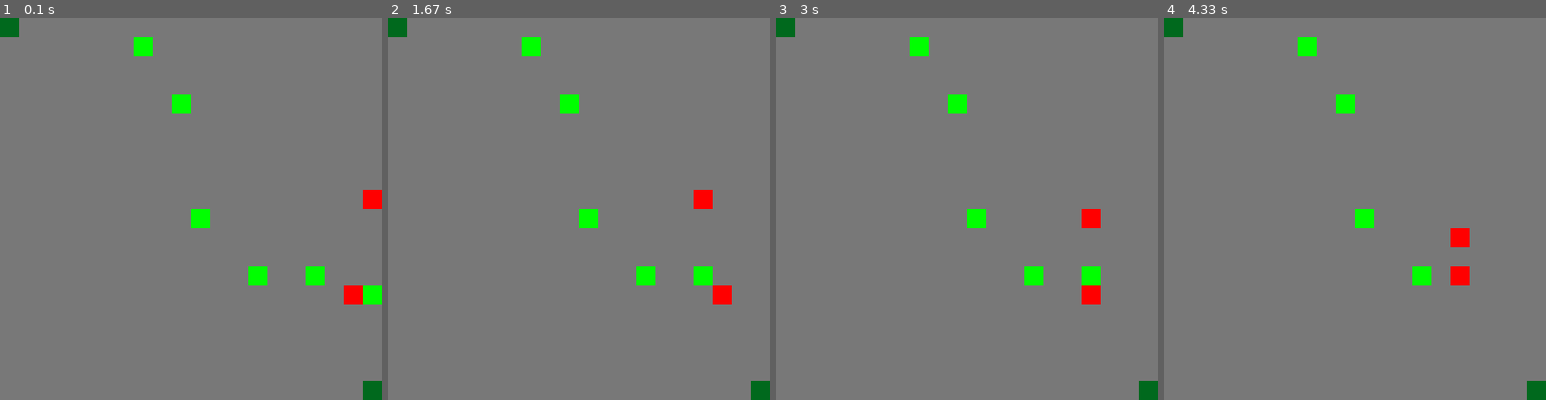
Above: before the commit, frames 1-4 (left to right).
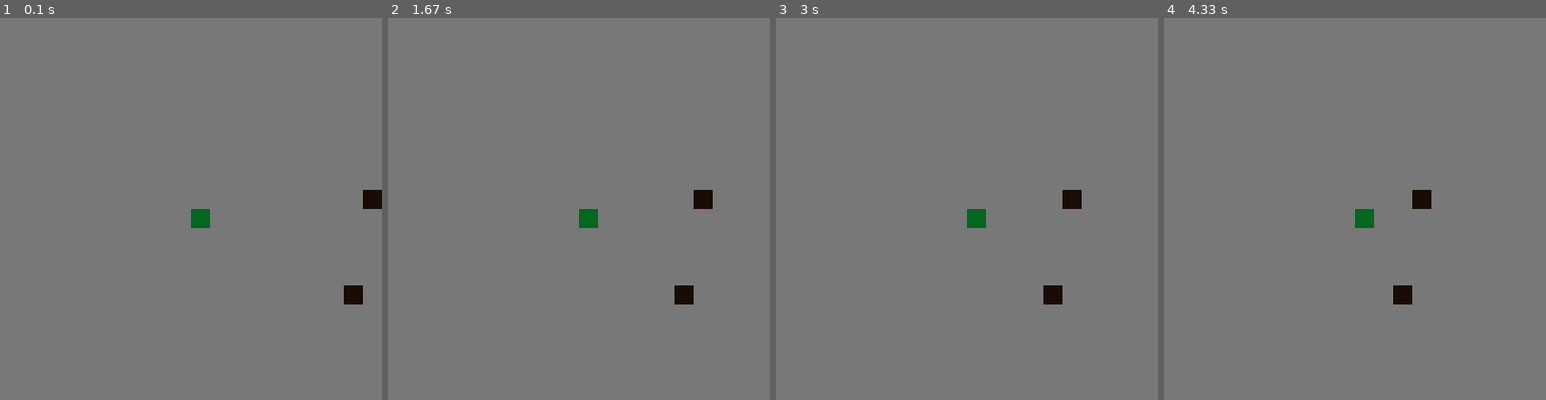
Above: after the commit, the same moments.

Repository: bobeta-c/Personal
Game: pygame game, started from beanthing.py
Same seed, same stepped clock (60 frames per second), same inputs: the game is played once before the commit and once after it.
Inputs (mouse positions are in pixels of both pictures, inside the frame that each line leads up to):
- Up to frame 1 (0.1 s): no input
- Up to frame 2 (1.67 s): click (579, 209) at 0.38 s; click (579, 231) at 0.83 s; move the mouse to (460, 151) at 1.13 s; click (460, 151) at 1.42 s
- Up to frame 3 (3 s): move the mouse to (1104, 342) at 1.83 s; click (1104, 342) at 2.18 s; move the mouse to (974, 79) at 2.67 s
- Up to frame 4 (4.33 s): click (1362, 79) at 3.07 s; move the mouse to (1335, 308) at 3.6 s; click (1335, 308) at 4.05 s

The runs differ from the first frame. In frame 1, 2.5% of the frame differs, in the area x 0-100%, y 0-100%; in frame 2, 2.5%; in frame 3, 2.8%; in frame 4, 2.5%.

Commit message:
i dont even know

Diff:
--- a/beanthing.py
+++ b/beanthing.py
@@ -21,6 +21,7 @@
         self.posX = posX
         self.posY = posY
         self.stomach = stomach
+        self.energyReq = 1
         bean.aliveInstances.append(self)
         bean.updateInstances()
     def getX(self):
@@ -66,7 +67,12 @@
             newfertility = (bean1.fertility + bean2.fertility)/2
             bean1.offspring += 1
             bean2.offspring += 1
-            return (bean(newname, newheight, newweight, newfertility, bean1, bean2))
+            for x in [bean1, bean2]:
+                if (x.stomach - x.energyReq) > 0:
+                    x.stomach -= x.energyReq
+                else:
+                    x.stomach = 0
+            return (bean(newname, newheight, newweight, newfertility, bean1, bean2, posX = bean1.posX, posY = bean1.posY))
         return None
     def pathFind(self, field):
         pass
@@ -160,7 +166,12 @@
             location = (index[0]*xIncrement, index[1]*yIncrement)
             location2 = (location[0]+xIncrement,location[1]+xIncrement)
             if len(self.plot[index][1]) > 0:
-                pygame.draw.rect(screen, (255,0,0), pygame.Rect(location,location2))
+                lengthOfPlot = len(self.plot[index][1])
+                if (25*lengthOfPlot <255):
+                    color = (25*lengthOfPlot,12*lengthOfPlot,4*lengthOfPlot)
+                else:
+                    color = (255, 255, 255)
+                pygame.draw.rect(screen, (color), pygame.Rect(location,location2))
             elif self.plot[index][0] > 0:
                 pygame.draw.rect(screen, (0,255,0), pygame.Rect(location,location2))
             elif self.plot[index][2] > 0:
@@ -183,7 +194,7 @@
                         ableToReproduce = False
                 if ableToReproduce:
                     bean.reproduce(self.plot[x][1][0],self.plot[x][1][0])
-
+        self.updateLocs(bean.aliveInstances)
 
     def beanPopulate(self, beans):
         perSide = int(len(beans)/4)
@@ -206,7 +217,7 @@
             if beans[x] not in beansUsed:
                 beans[x].posX, beans[x].posY = random.randrange(0, self.sizeX), random.randrange(0, self.sizeY)
                 beansUsed.append(beans[x])
-        self.updateLocs(beans)
+        self.updateLocs(bean.aliveInstances)
     def moveBean(self, beanUsed, newPos):
         beanUsed.posX = newPos[0]
         beanUsed.posY = newPos[1]
@@ -215,11 +226,13 @@
         for x in beans:
             if not x in self.plot[(x.posX, x.posY)][1]:
                 self.plot[x.posX, x.posY][1].append(x)
-
+        indexes = []
         for x in self.plot:
             for y in range(len(self.plot[x][1])):
                 if issubclass(type(self.plot[x][1][y]), bean) and self.plot[x][1][y].getPos() != x:
-                    self.plot[x][1].remove(self.plot[x][1][y])
+                    indexes.append((x, self.plot[x][1][y]))
+        for i in indexes:
+            self.plot[i[0]][1].remove(i[1])
 
 
 
@@ -239,7 +252,7 @@
 
     C = hungry_bean('c', 1, 1, 1)
     c = field('c', 20, 20)
-    c.randomPopulation(.01)
+    c.randomPopulation(.002)
     c.beanPopulate([C])
     print(C.getPos())
     while C.nextSquare(c, hungry_bean.pathFind) != C.getPos():
@@ -261,18 +274,20 @@
     screen.fill((0,120,255))
     screen.blit(image, (240-32,180-32))
 
-    C = hungry_bean('c', 1, 1, 1)
-    A = hungry_bean('a', 1, 1, 1)
+    C = hungry_bean('c', 1, 1, 1, stomach=1)
+    A = hungry_bean('a', 1, 1, 1, stomach=1)
     c = field('c', 20, 20)
-    c.randomPopulation(.01)
-    c.controlledHouse([(0,0),(19,19)])
-    c.beanPopulate([C, A])
+    #c.randomPopulation(.01)
+    c.controlledHouse([(10,10)])
+    c.beanPopulate(bean.aliveInstances)
     count = 0
-    while C.nextSquare(c, hungry_bean.pathFind):
+    playing = True
+    while playing:
         if count == 100:
             count = 0
         if count%25 == 0:
-            c.randomPopulation(.001)
+            pass
+            #c.randomPopulation(.002)
         c.display(screen)
         #print(C.getPos())
         c.moveBean(C, C.nextSquare(c, hungry_bean.pathFind))
@@ -281,13 +296,16 @@
         while waiting:
             for event in pygame.event.get():
                 if event.type == pygame.QUIT:
+                    waiting = False
+                    playing = False
                     pygame.quit()
                     #sys.exit()
                 if event.type == pygame.MOUSEBUTTONDOWN:
                     waiting = False
                     break
-        c.beanEat([C, A])
-        c.beanReproduce([C,A])
+        c.beanEat(bean.aliveInstances)
+        c.beanReproduce(bean.aliveInstances)
+        print(bean.aliveInstances)
         count += 1
     print('Done')
     c.display(screen)
--- a/test.py
+++ b/test.py
@@ -27,5 +27,5 @@
 
 if __name__ == "__main__":
 
-    print([1,2,3][:2])
+    print((12,12,12)*102)
     main()
